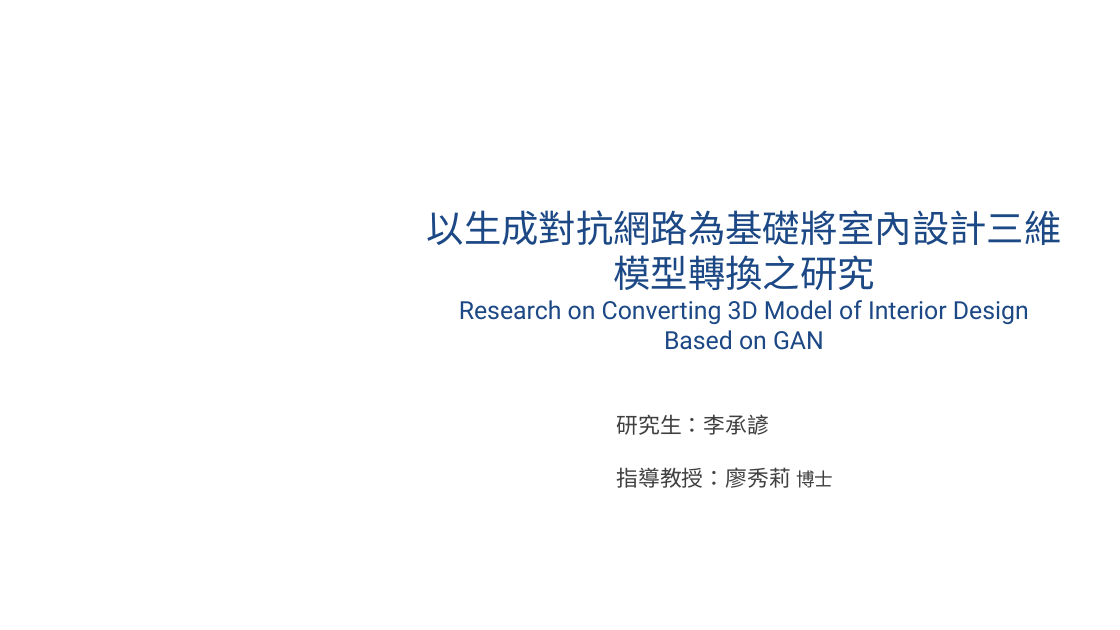
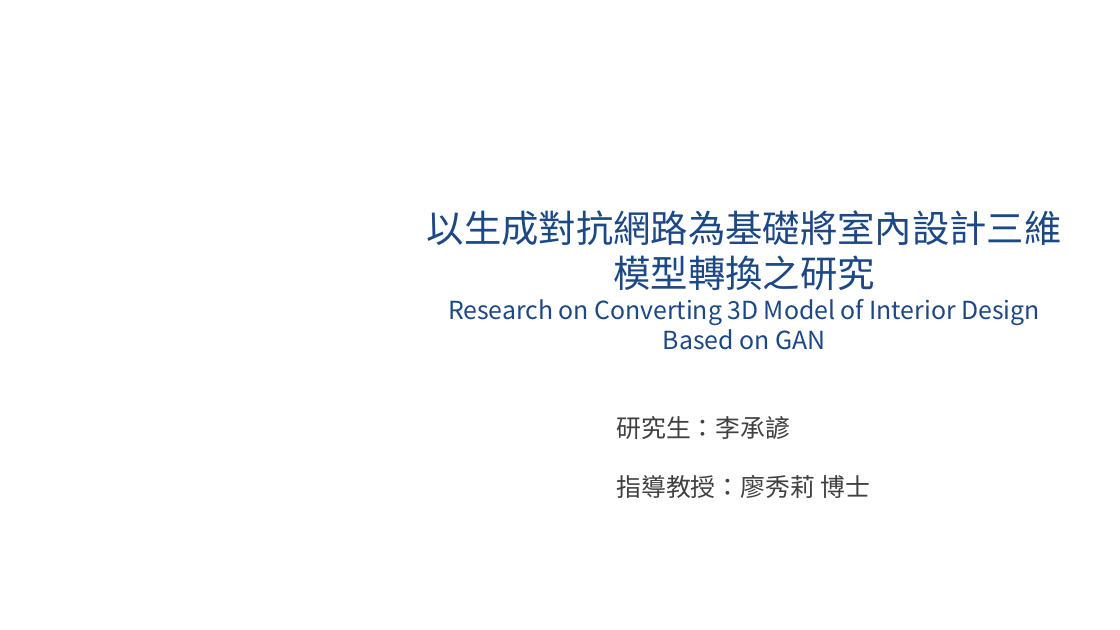
Before and after one commit to 10994015/paper, a slide deck: slide 1 of 論文/論文初審.pptx. Drawn at 1120x630 pixels with LibreOffice and Linux fonts; fonts in the diff are those of the drawing; background and template pictures are left out. Boxes give left, top, right and bottom in pixels: in the first picture for what was removed or moved away, otherwise in the second. Text is boxed around its words. In the diff, an @@ line names an element or a change of style, - is before the commit and + after.

```diff
--- a/論文/論文初審.pptx
+++ b/論文/論文初審.pptx
@@ text "以生成對抗網路為基礎將室內設計三維模型轉換之研究" at (427,210,1062,350): font Roboto to Noto Sans CJK SC @@
@@ text "研究生：李承諺" at (617,416,870,498): size 14 to 16 pt in "研究生：李承諺", "指導教授：廖秀莉"; size 12 to 16 pt in "博士" @@
```
Also in this commit, not shown: 18 other slides changed, 3 slides added, 1 slide removed.
